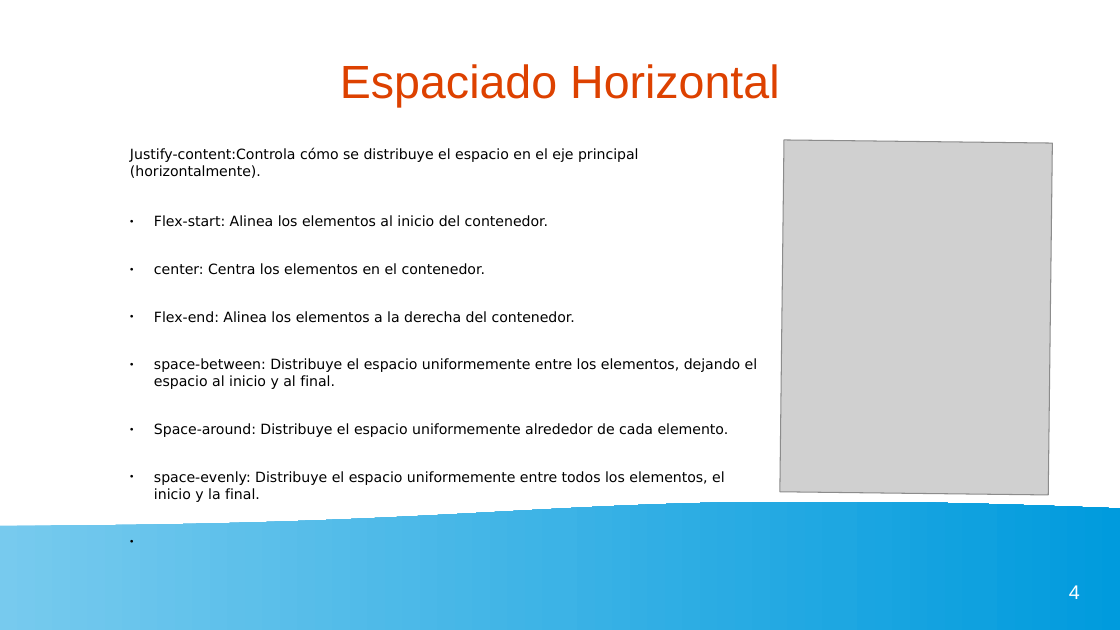
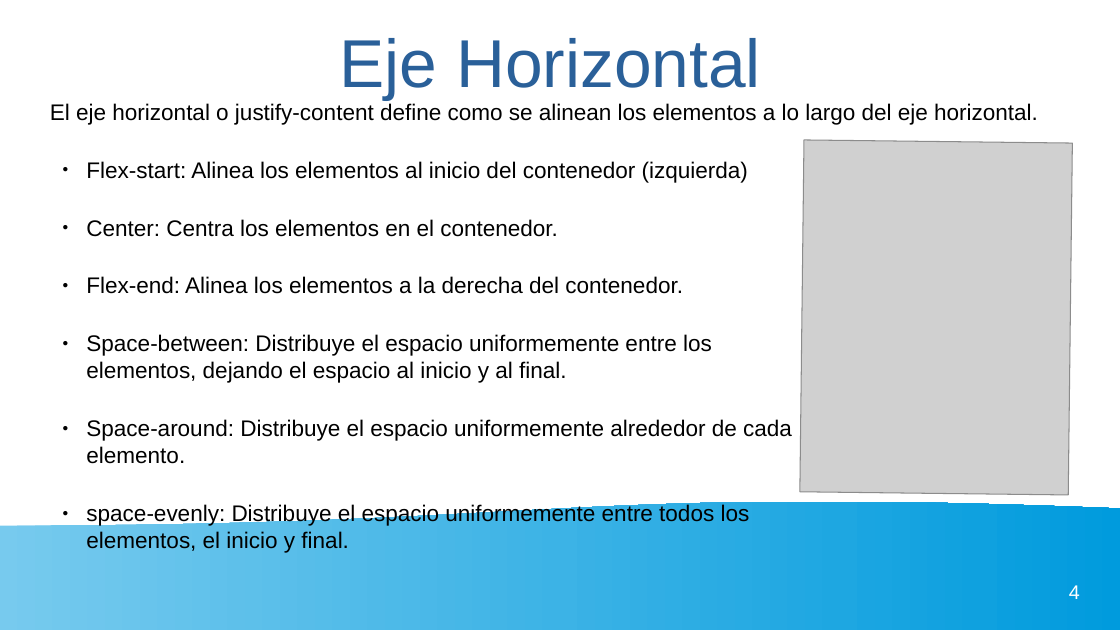
Before and after one commit to gaizkamg/HTML-CSS-Entregable, a slide deck: slide 4 of Presentacion/presentacion-flexbox.odp. Drawn at 1120x630 pixels with LibreOffice and Linux fonts; fonts in the diff are those of the drawing; grey boxes stand for pictures. Boxes give left, top, right and bottom in pixels: in the first picture for what was removed or moved away, otherwise in the second. Text is boxed around its words. In the diff, an @@ line names an element or a change of style, - is before the commit and + after.

```diff
--- a/Presentacion/presentacion-flexbox.odp
+++ b/Presentacion/presentacion-flexbox.odp
@@ title at (340, 38, 761, 100): text changed; size 33 to 48 pt; text colour #DD4100 to #2A6099 @@
-Espaciado Horizontal
+Eje Horizontal
@@ text added at (50, 103, 1038, 125), 16 pt, text #000000 @@
+El eje horizontal o justify-content define como se alinean los elementos a lo largo del eje horizontal.
@@ text "Flex-start: Alinea los elementos al ...": place and size @@
-text "Flex-start: Alinea los elementos al ..." at (130, 147, 758, 502)
+text "Flex-start: Alinea los elementos al ..." at (86, 161, 792, 553)
@@ picture: place and size @@
-picture at (780, 140, 1053, 495)
+picture at (800, 140, 1072, 495)
@@ text at (86, 161, 748, 237): text changed; size 10 to 16 pt; font DejaVu Sans to Arial @@
-Justify-content:Controla cómo se distribuye el espacio en el eje principal (horizontalmente).
-● Flex-start: Alinea los elementos al inicio del contenedor.
-● center: Centra los elementos en el contenedor.
+● Flex-start: Alinea los elementos al inicio del contenedor (izquierda)
+● Center: Centra los elementos en el contenedor.
@@ text at (86, 276, 792, 464): size 10 to 16 pt, font DejaVu Sans to Arial in "Flex-end: Alinea los elementos a la derecha ...", "Space-around: Distribuye el espacio uniformemente alrededor  ..." @@
@@ text at (86, 334, 712, 383): text changed; size 10 to 16 pt; font DejaVu Sans to Arial @@
-● space-between: Distribuye el espacio uniformemente entre los elementos, dejando el espacio al inicio y al final.
+● Space-between: Distribuye el espacio uniformemente entre los elementos, dejando el espacio al inicio y al final.
@@ text at (86, 503, 750, 553): text changed; size 10 to 16 pt; font DejaVu Sans to Arial @@
-● space-evenly: Distribuye el espacio uniformemente entre todos los elementos, el inicio y la final.
+● space-evenly: Distribuye el espacio uniformemente entre todos los elementos, el inicio y final.
```
Also in this commit, not shown: 3 other slides changed, 1 slide added, 1 slide removed.
